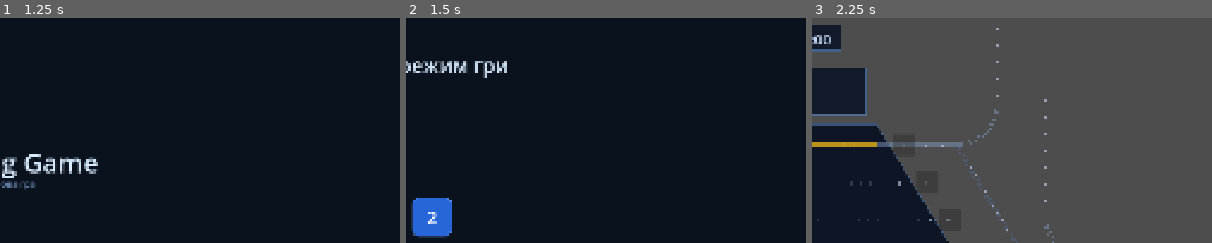
Above: before the commit, frames 1-3 (left to right).
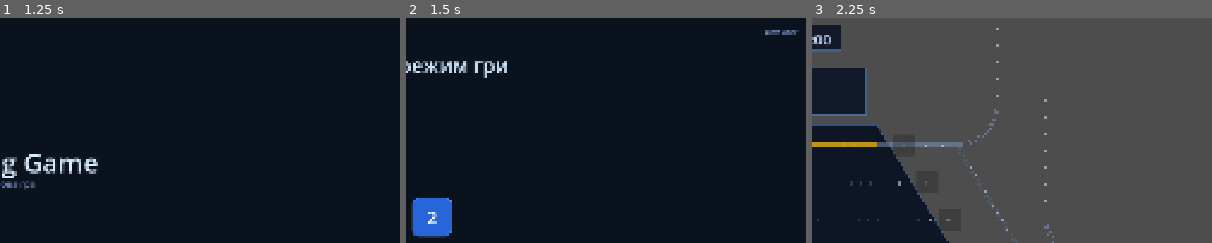
Above: after the commit, the same moments.

Repository: Fenimors99/shunting-game
Game: Godot game, scene res://scenes/LoginScreen.tscn
The game is run twice, just before and just after one commit, with the same random seed, the same clock (stepped at 60 frames per second) and the same inputs.
Inputs:
- Up to frame 1 (1.25 s): click "Увійти через Google" at 0.5 s
- Up to frame 2 (1.5 s): tap Enter at 1.25 s
- Up to frame 3 (2.25 s): click "1" at 2 s
The pictures show only the part of the screen within x 50-100%, y 0-50%; the shares and areas given below are measured in that part.

Frame 1 is identical in both runs. In frame 2, 0.2% of the frame differs, in the area x 89-99%, y 5-8%; in frame 3, nothing differs.

Commit message:
feat: show logged-in username on level select screen

Diff:
--- a/scripts/LevelSelect.gd
+++ b/scripts/LevelSelect.gd
@@ -53,6 +53,18 @@
 
 	var purple_color := Color(0.60, 0.20, 0.70)
 	grid.add_child(_create_level_button("∞", 0, purple_color))
+
+	# Ім'я користувача — правий верхній кут
+	var user_name: String = UserSession.current_user.get("displayName", "")
+	if not user_name.is_empty():
+		var user_lbl := Label.new()
+		user_lbl.text = user_name
+		user_lbl.horizontal_alignment = HORIZONTAL_ALIGNMENT_RIGHT
+		user_lbl.position = Vector2(vp.x - 300 - 20, 20)
+		user_lbl.size     = Vector2(300, 36)
+		user_lbl.add_theme_font_size_override("font_size", 18)
+		user_lbl.add_theme_color_override("font_color", Color(0.65, 0.78, 1.00, 0.85))
+		add_child(user_lbl)
 
 	# Кнопка рейтингу — знизу по центру
 	var lb_btn := Button.new()
